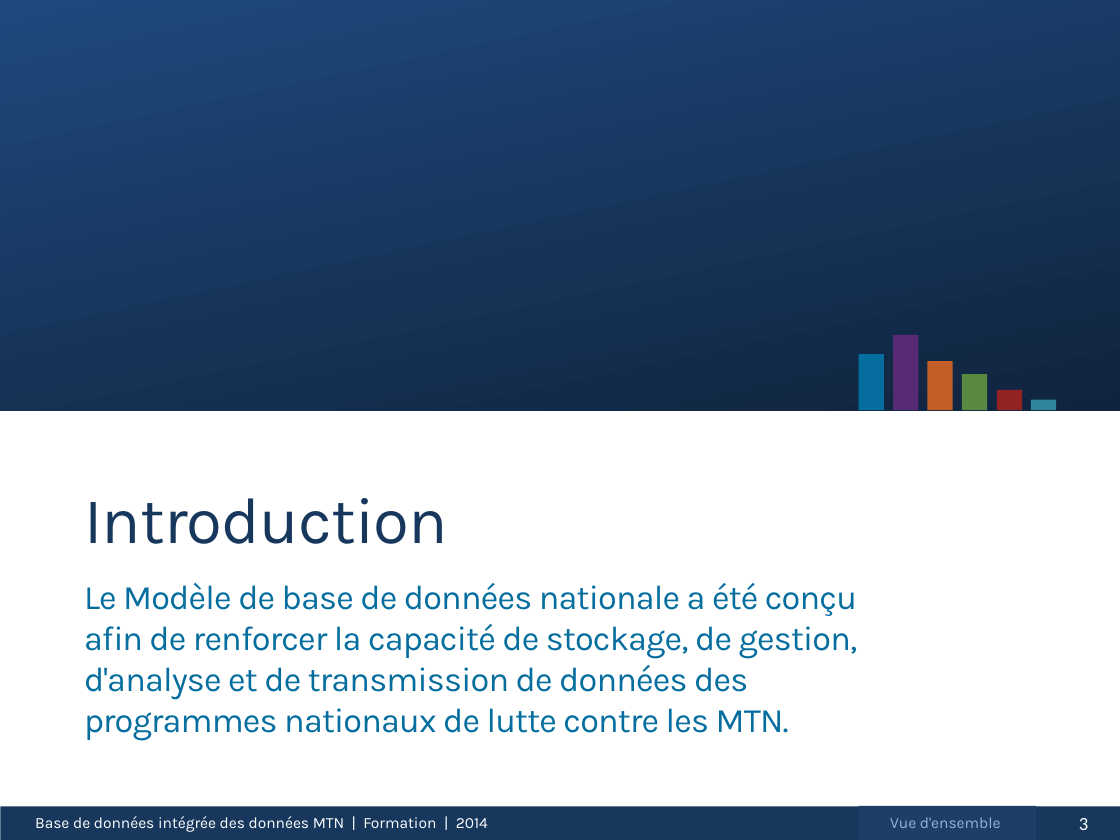
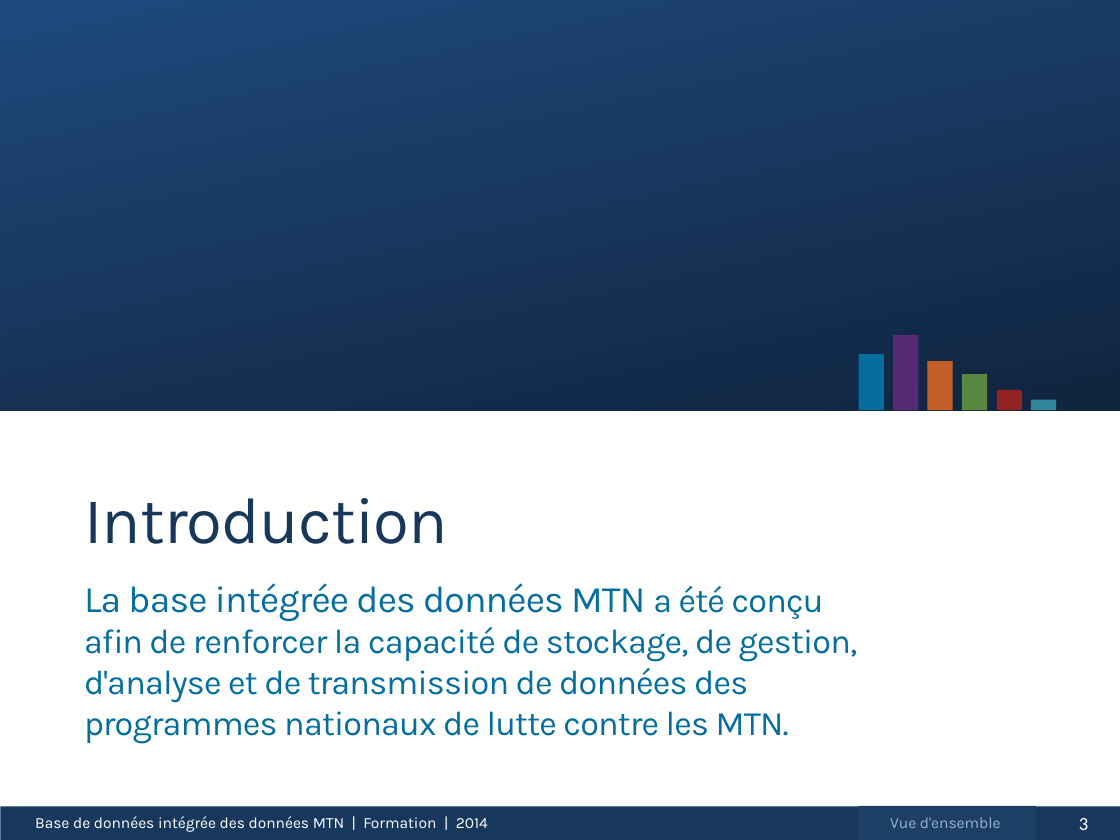
Before and after one commit to ericjohnolson/NadaNtd, a slide deck: slide 3 of Nada.UI/View/Help/TrainingPPT_080814_French.pptx. Drawn at 1120x840 pixels with LibreOffice and Linux fonts; fonts in the diff are those of the drawing. Boxes give left, top, right and bottom in pixels: in the first picture for what was removed or moved away, otherwise in the second. Text is boxed around its words. In the diff, an @@ line names an element or a change of style, - is before the commit and + after.

```diff
--- a/Nada.UI/View/Help/TrainingPPT_080814_French.pptx
+++ b/Nada.UI/View/Help/TrainingPPT_080814_French.pptx
@@ text at [84,583,858,744]: text changed @@
-Le Modèle de base de données nationale a été conçu afin de renforcer la capacité de stockage, de gestion, d'analyse et de transmission de données des programmes nationaux de lutte contre les MTN.
+La base intégrée des données MTN a été conçu afin de renforcer la capacité de stockage, de gestion, d'analyse et de transmission de données des programmes nationaux de lutte contre les MTN.
```
Also in this commit, not shown: 61 other slides changed.
